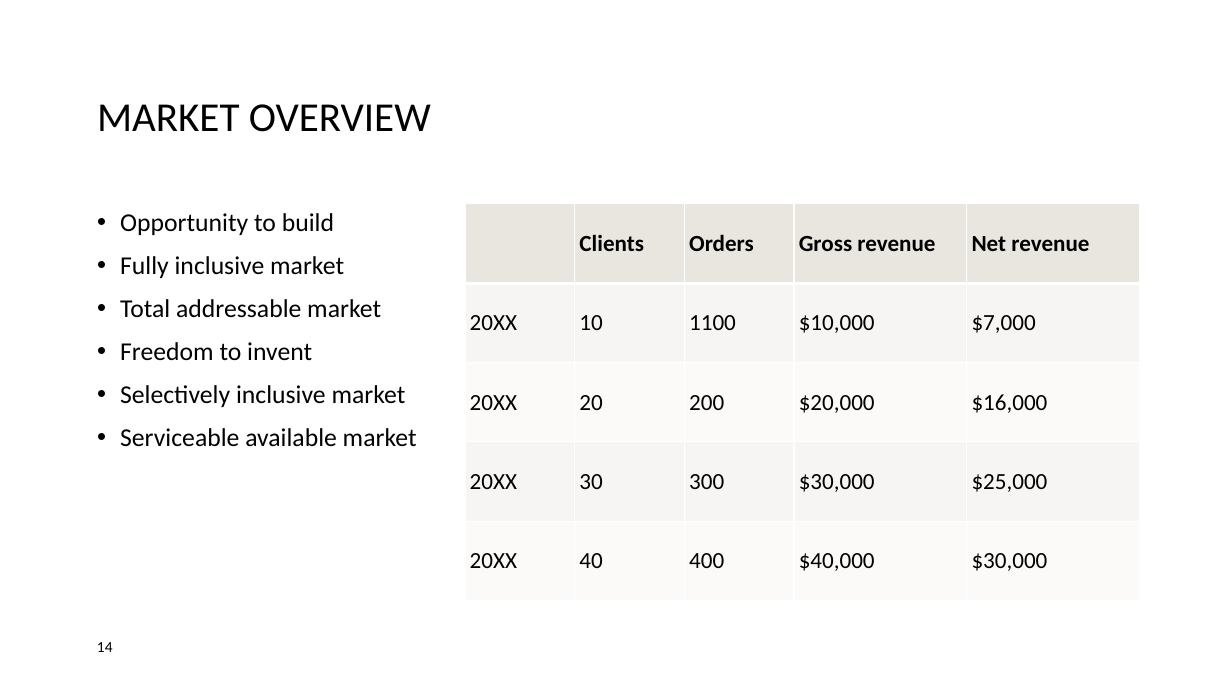
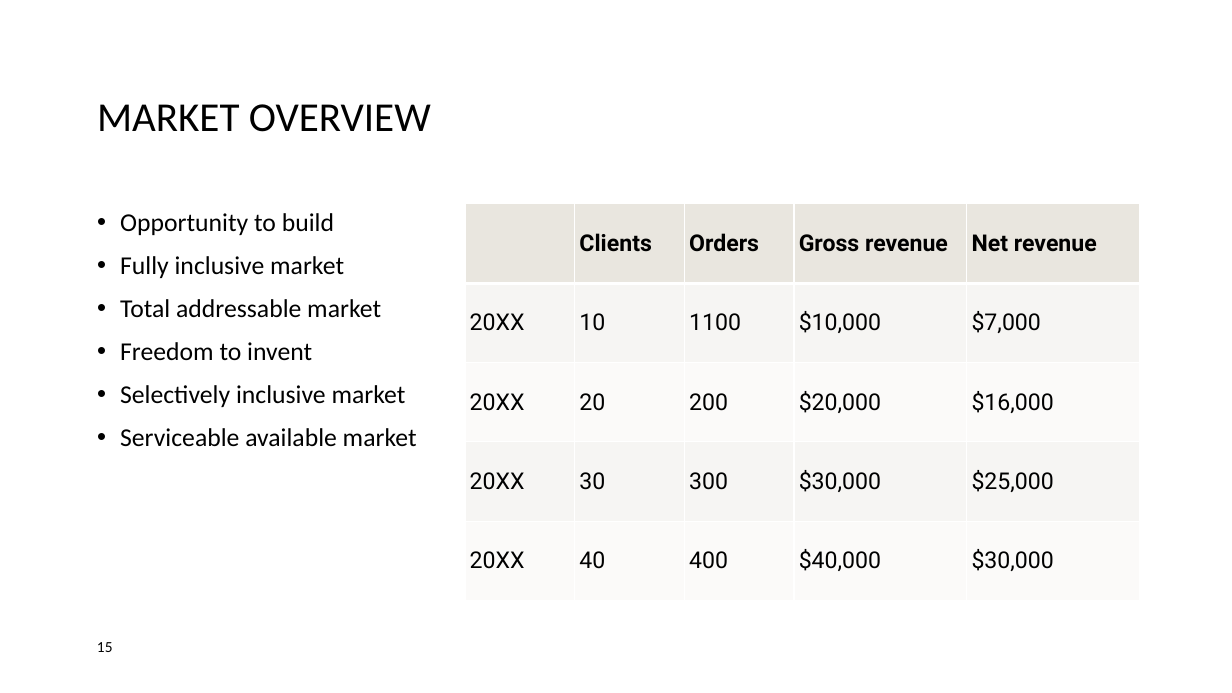
Before and after one commit to PictureOfGray/CS412-Team-NAME, a slide deck: slide 15 of presentations/TeamNAMETSP.pptx (slide 14 before the commit). Drawn at 1232x693 pixels with LibreOffice and Linux fonts; fonts in the diff are those of the drawing; background and template pictures are left out. Boxes give left, top, right and bottom in pixels: in the first picture for what was removed or moved away, otherwise in the second. Text is boxed around its words. In the diff, an @@ line names an element or a change of style, - is before the commit and + after.

```diff
--- a/presentations/TeamNAMETSP.pptx
+++ b/presentations/TeamNAMETSP.pptx
@@ table at [465,204,1141,601] @@
@@ font Calibri to Roboto @@
@@ page number at [97,642,113,652]: text changed @@
-14
+15
```
Also in this commit, not shown: 3 other slides changed, 3 slides added, 2 slides removed.
